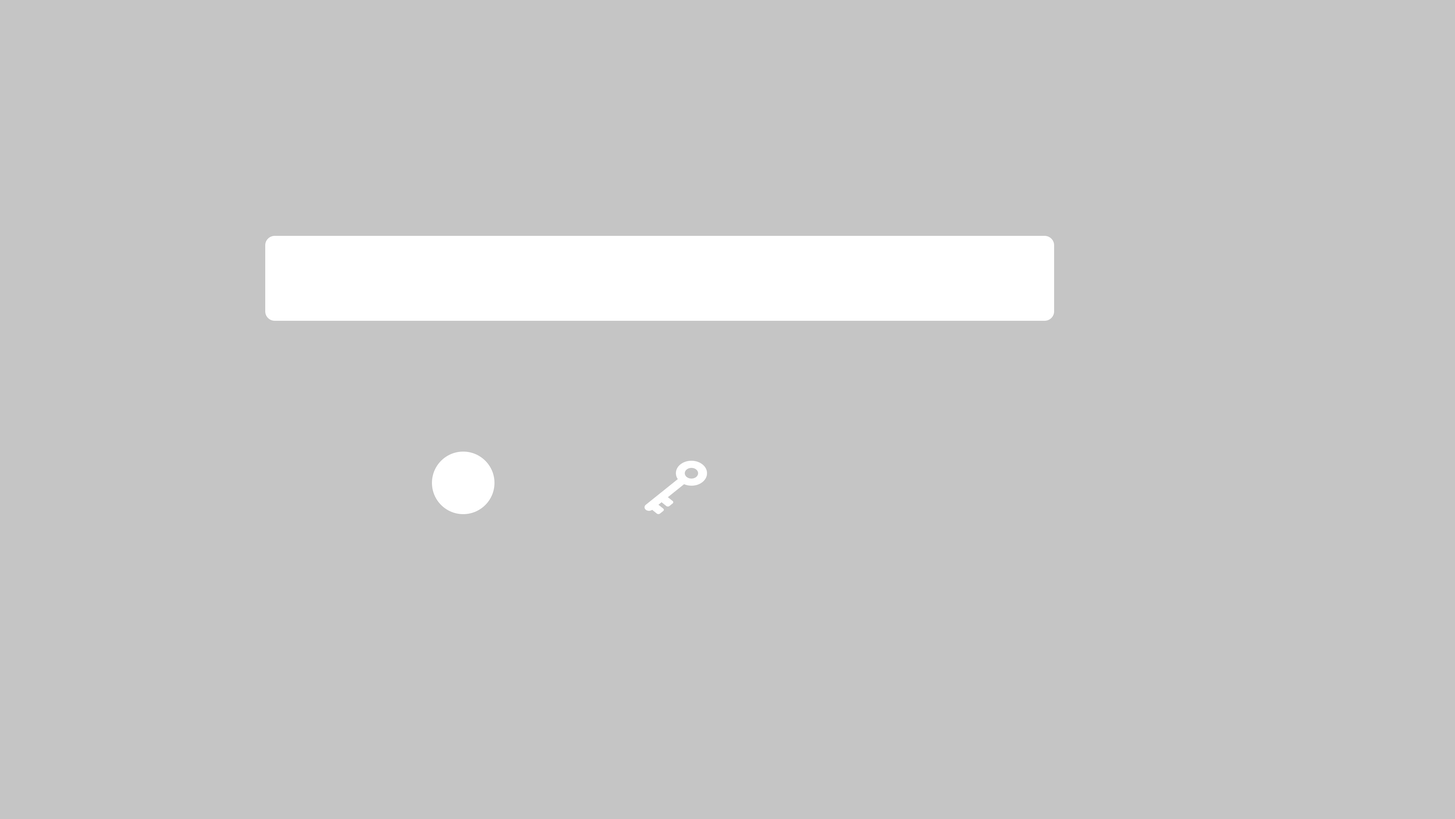
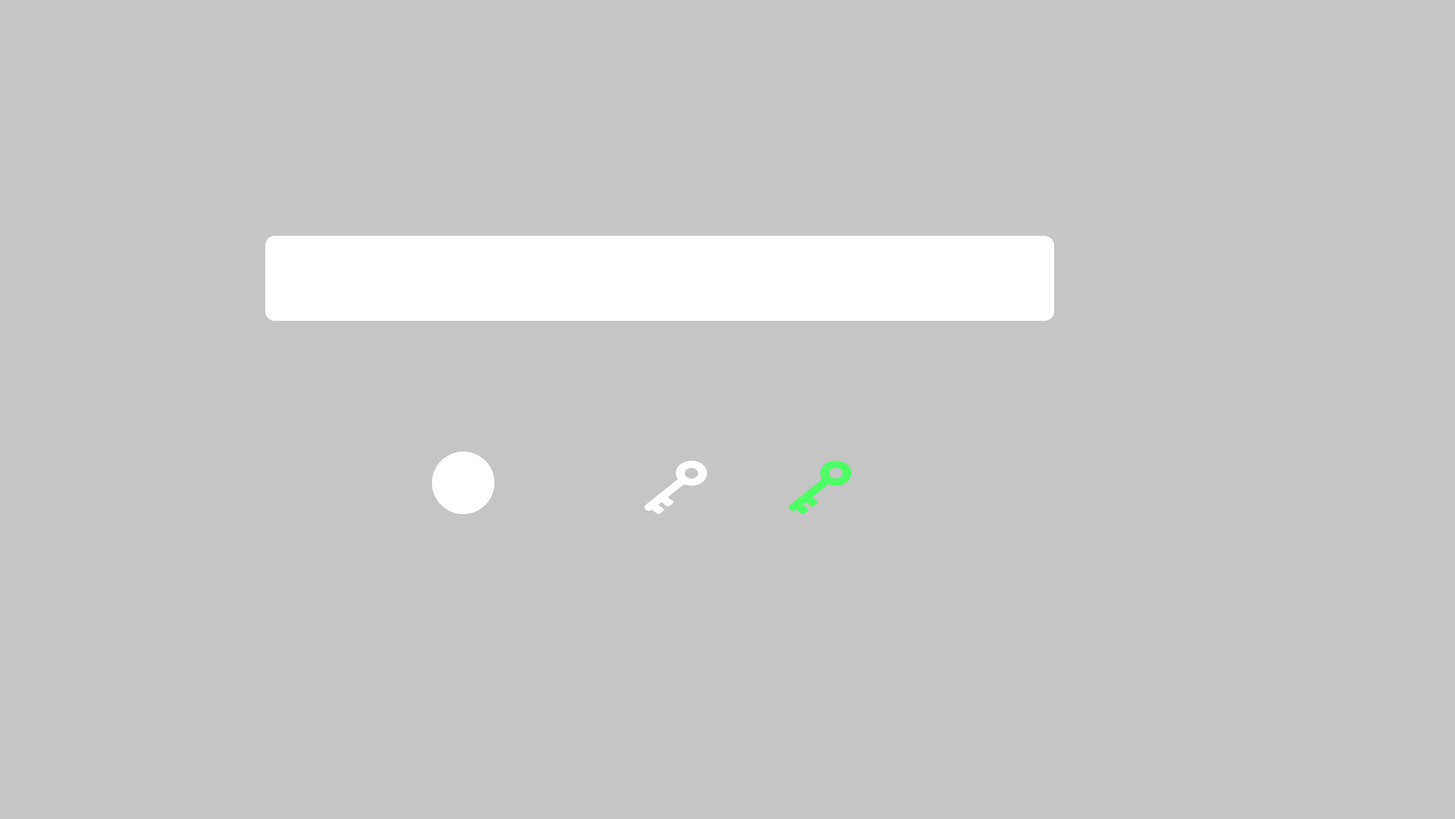
Layered file, before and after one edit (w=1455, h=819). Changes by layer:
added layer "inventory Key Gem" above "inventory Key" over [789,460,852,514]
